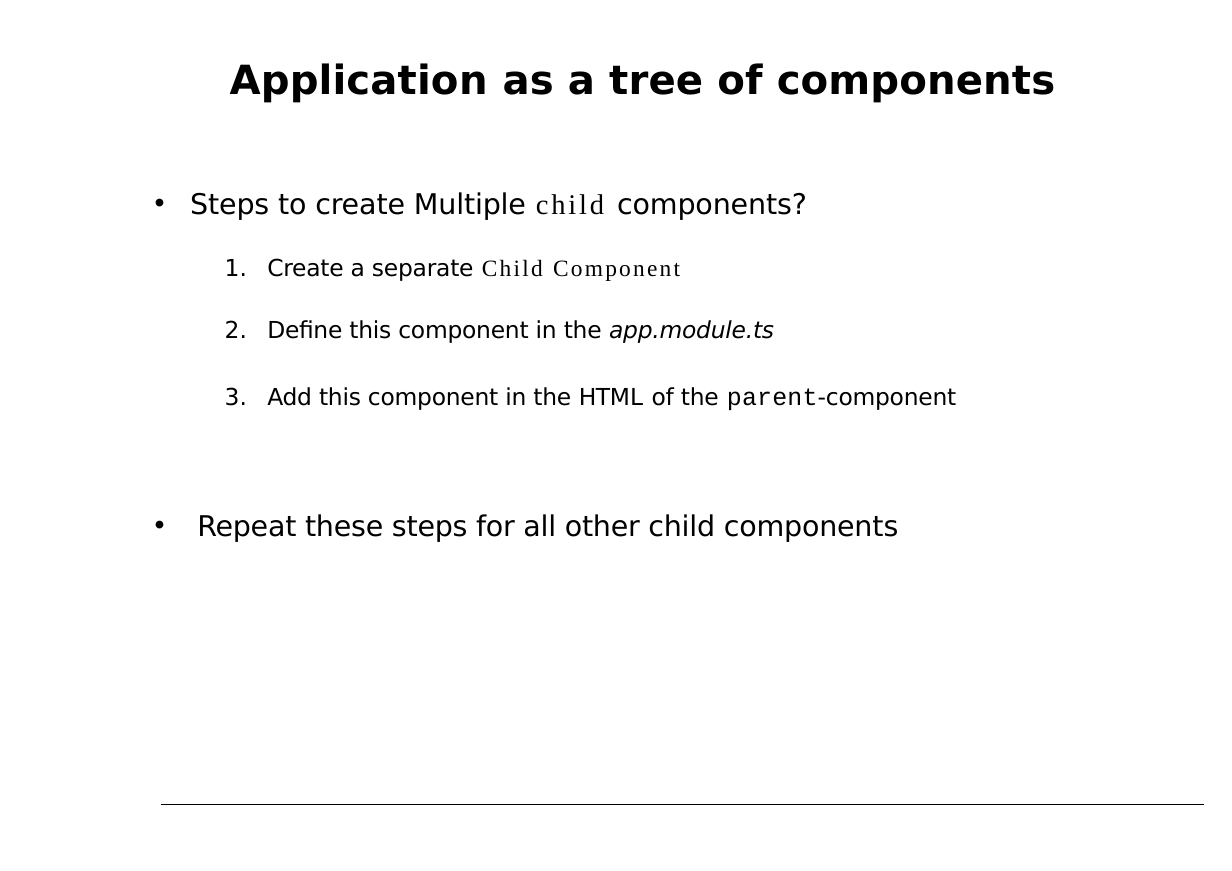
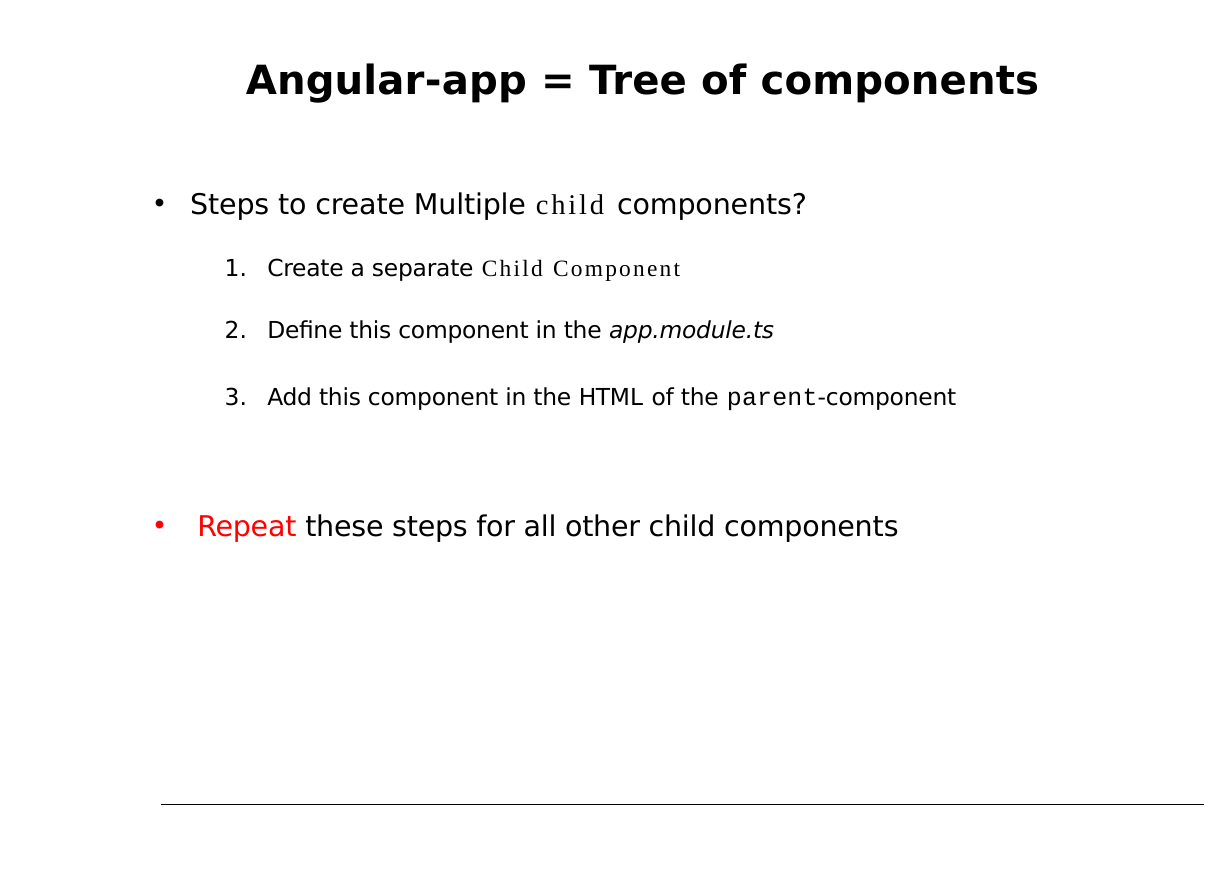
Before and after one commit to petereijgermans11/workshop-angular10, a slide deck: slide 3 of PPT/04- Angular Component Tree.pptx. Drawn at 1232x871 pixels with LibreOffice and Linux fonts; fonts in the diff are those of the drawing. Boxes give left, top, right and bottom in pixels: in the first picture for what was removed or moved away, otherwise in the second. Text is boxed around its words. In the diff, an @@ line names an element or a change of style, - is before the commit and + after.

```diff
--- a/PPT/04- Angular Component Tree.pptx
+++ b/PPT/04- Angular Component Tree.pptx
@@ title at bbox=[246, 63, 1039, 103]: text changed @@
-Application as a tree of components
+Angular-app = Tree of components
@@ text "Repeat these steps for all ..." at bbox=[197, 514, 898, 542]: text colour #000000 to #FF0000 in "Repeat" @@
```
Also in this commit, not shown: 8 other slides changed, 1 slide added, 8 other files.
